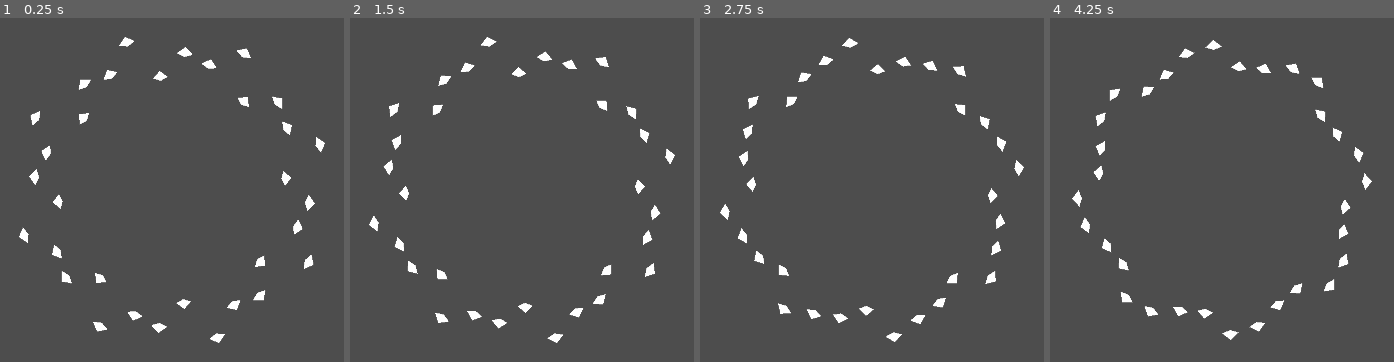
Above: before the commit, frames 1-4 (left to right).
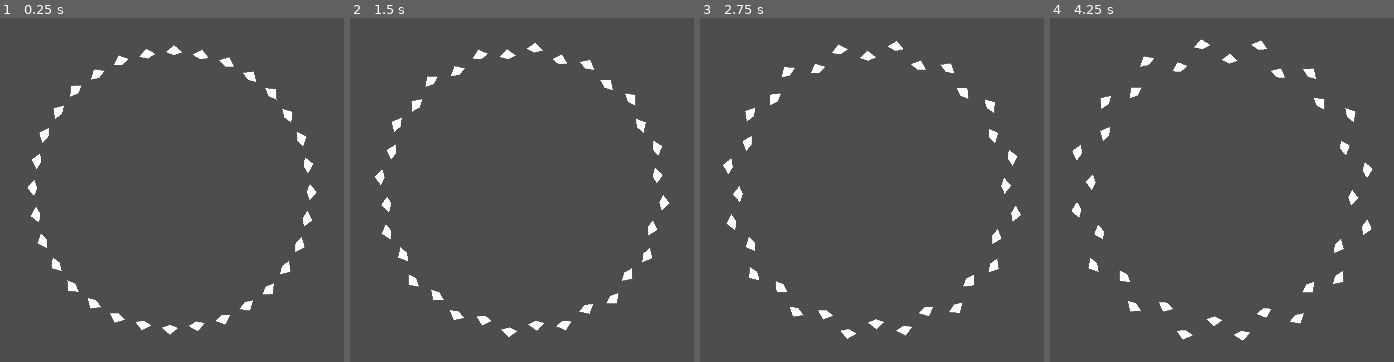
Above: after the commit, the same moments.

Repository: DashNothing/audio-visualizer
Game: Godot game, scene res://only one left/visualizer_only_one_left.tscn
Same seed, same stepped clock (60 frames per second), same inputs: the game is played once before the commit and once after it. This scene is started directly instead of the project's main scene.
Inputs:
- Up to frame 1 (0.25 s): no input
- Up to frame 2 (1.5 s): no input
- Up to frame 3 (2.75 s): no input
- Up to frame 4 (4.25 s): no input

The runs differ from the first frame. In frame 1, 4.6% of the frame differs, in the area x 5-95%, y 5-95%; in frame 2, 4.6%; in frame 3, 4.7%; in frame 4, 4.7%.

Commit message:
async float tweaks

Diff:
--- a/only one left/visualizer_only_one_left.gd
+++ b/only one left/visualizer_only_one_left.gd
@@ -18,15 +18,19 @@
 @export_range(0.01, 0.5) var animation_speed = 0.1
 @export_range(-0.1, 0.1) var rotation_speed = 0.0
 
-@export var float_offset = 0
+@export var max_float_offset = 0
 @export_range(0.0, 0.1) var float_speed = 0.0
+@export_range(1, 8) var async_float_count = 1
 
 
 var spectrum
 var min_values = []
 var max_values = []
 var data = []
-var cur_float = 0.0
+var cur_rotation_offset = rotation_offset
+var cur_float_offsets = [0]
+var cur_float_speeds = [float_speed]
+
 
 
 func _ready():
@@ -37,6 +41,9 @@
 	max_values.fill(0.0)
 	data.resize(line_count)
 	data.fill(0.0)
+	cur_rotation_offset = rotation_offset
+
+	init_float_variables()
 
 	queue_redraw()
 
@@ -64,7 +71,7 @@
 		if data[i] <= 0.0:
 			min_values[i] = lerp(min_values[i], min_line_height, animation_speed)
 
-	rotation_offset += rotation_speed
+	cur_rotation_offset += rotation_speed
 	adjust_float();
 
 	queue_redraw()
@@ -74,9 +81,9 @@
 	var circle_segment = TAU / line_count
 
 	for i in range(line_count):
-		var float_async_offset = i % 4 * float_offset / 3.0
+		var float_async_index = i % async_float_count
 		var float_direction = 1 if i % 2 == 0 else -1
-		var cur_radius = inner_radius + (cur_float + float_async_offset) * float_direction
+		var cur_radius = inner_radius + (cur_float_offsets[float_async_index]) * float_direction
 
 		var adjusted_segment = circle_segment * (cur_radius / inner_radius)
 		var gutter = adjusted_segment / gutter_ratio
@@ -90,29 +97,41 @@
 			height = outer_radius - inner_radius
 			if i == 0:
 				color = "#0f0"
+			if rotation_speed == 0:
+				cur_rotation_offset = rotation_offset
 
 		draw_colored_polygon(
 			[
-				Vector2(cur_radius * cos(circle_segment * i - circle_segment / 2 + gutter + rotation_offset), cur_radius * sin(circle_segment * i - circle_segment / 2 + gutter + rotation_offset)),
-				Vector2(cur_radius * cos(circle_segment * i + circle_segment / 2 - gutter + rotation_offset), cur_radius * sin(circle_segment * i + circle_segment / 2 - gutter + rotation_offset)),
-				Vector2((cur_radius + height) * cos(circle_segment * i + rotation_offset), (cur_radius + height) * sin(circle_segment * i + rotation_offset)),
+				Vector2(cur_radius * cos(circle_segment * i - circle_segment / 2 + gutter + cur_rotation_offset), cur_radius * sin(circle_segment * i - circle_segment / 2 + gutter + cur_rotation_offset)),
+				Vector2(cur_radius * cos(circle_segment * i + circle_segment / 2 - gutter + cur_rotation_offset), cur_radius * sin(circle_segment * i + circle_segment / 2 - gutter + cur_rotation_offset)),
+				Vector2((cur_radius + height) * cos(circle_segment * i + cur_rotation_offset), (cur_radius + height) * sin(circle_segment * i + cur_rotation_offset)),
 			],
 			color,
 		)
 
 		draw_colored_polygon(
 			[
-				Vector2(cur_radius * cos(circle_segment * i - circle_segment / 2 + gutter + rotation_offset), cur_radius * sin(circle_segment * i - circle_segment / 2 + gutter + rotation_offset)),
-				Vector2(cur_radius * cos(circle_segment * i + circle_segment / 2 - gutter + rotation_offset), cur_radius * sin(circle_segment * i + circle_segment / 2 - gutter + rotation_offset)),
-				Vector2((cur_radius - (height / 2)) * cos(circle_segment * i + rotation_offset), (cur_radius - (height / 2)) * sin(circle_segment * i + + rotation_offset)),
+				Vector2(cur_radius * cos(circle_segment * i - circle_segment / 2 + gutter + cur_rotation_offset), cur_radius * sin(circle_segment * i - circle_segment / 2 + gutter + cur_rotation_offset)),
+				Vector2(cur_radius * cos(circle_segment * i + circle_segment / 2 - gutter + cur_rotation_offset), cur_radius * sin(circle_segment * i + circle_segment / 2 - gutter + cur_rotation_offset)),
+				Vector2((cur_radius - (height / 2)) * cos(circle_segment * i + cur_rotation_offset), (cur_radius - (height / 2)) * sin(circle_segment * i + + cur_rotation_offset)),
 			],
 			color,
 		)
 
 
 func adjust_float():
-	if (abs(cur_float) == float_offset):
-		float_speed = - float_speed
-	cur_float += float_speed
-	if (abs(cur_float) > float_offset):
-		cur_float = sign(cur_float) * float_offset
+	for i in cur_float_offsets.size():
+		if (abs(cur_float_offsets[i]) == max_float_offset):
+			cur_float_speeds[i] = - cur_float_speeds[i]
+		cur_float_offsets[i] += cur_float_speeds[i]
+		if (abs(cur_float_offsets[i]) > max_float_offset):
+			cur_float_offsets[i] = sign(cur_float_offsets[i]) * max_float_offset
+
+
+func init_float_variables():
+	cur_float_offsets.resize(async_float_count)
+	cur_float_speeds.resize(async_float_count)
+
+	cur_float_offsets.fill(0)
+	for n in async_float_count:
+		cur_float_speeds[n] = float_speed / (n + 2.0) + float_speed / 2
--- a/only one left/visualizer_only_one_left.tscn
+++ b/only one left/visualizer_only_one_left.tscn
@@ -10,13 +10,14 @@
 gutter_ratio = 5
 inner_radius = 330.0
 outer_radius = 550.0
-rotation_offset = 8494.16
+rotation_offset = 3.14159
 frequency_max = 8000.0
 frequency_min = 60.0
 animation_speed = 0.038
 rotation_speed = 0.001
-float_offset = 60
-float_speed = -0.1
+max_float_offset = 80
+float_speed = 0.1
+async_float_count = 4
 
 [node name="AudioStreamPlayer" type="AudioStreamPlayer" parent="."]
 stream = ExtResource("2_ae848")
